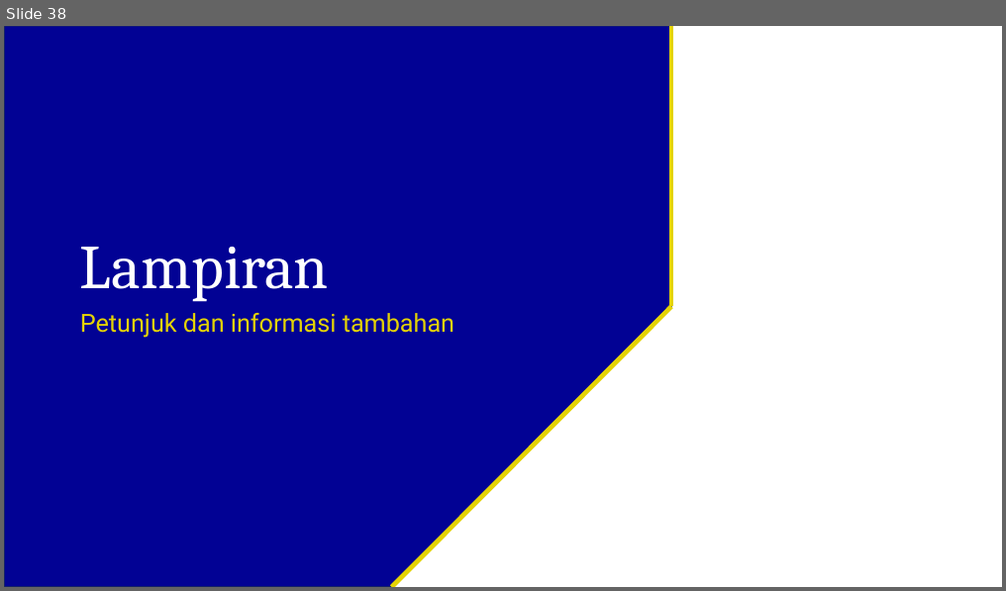
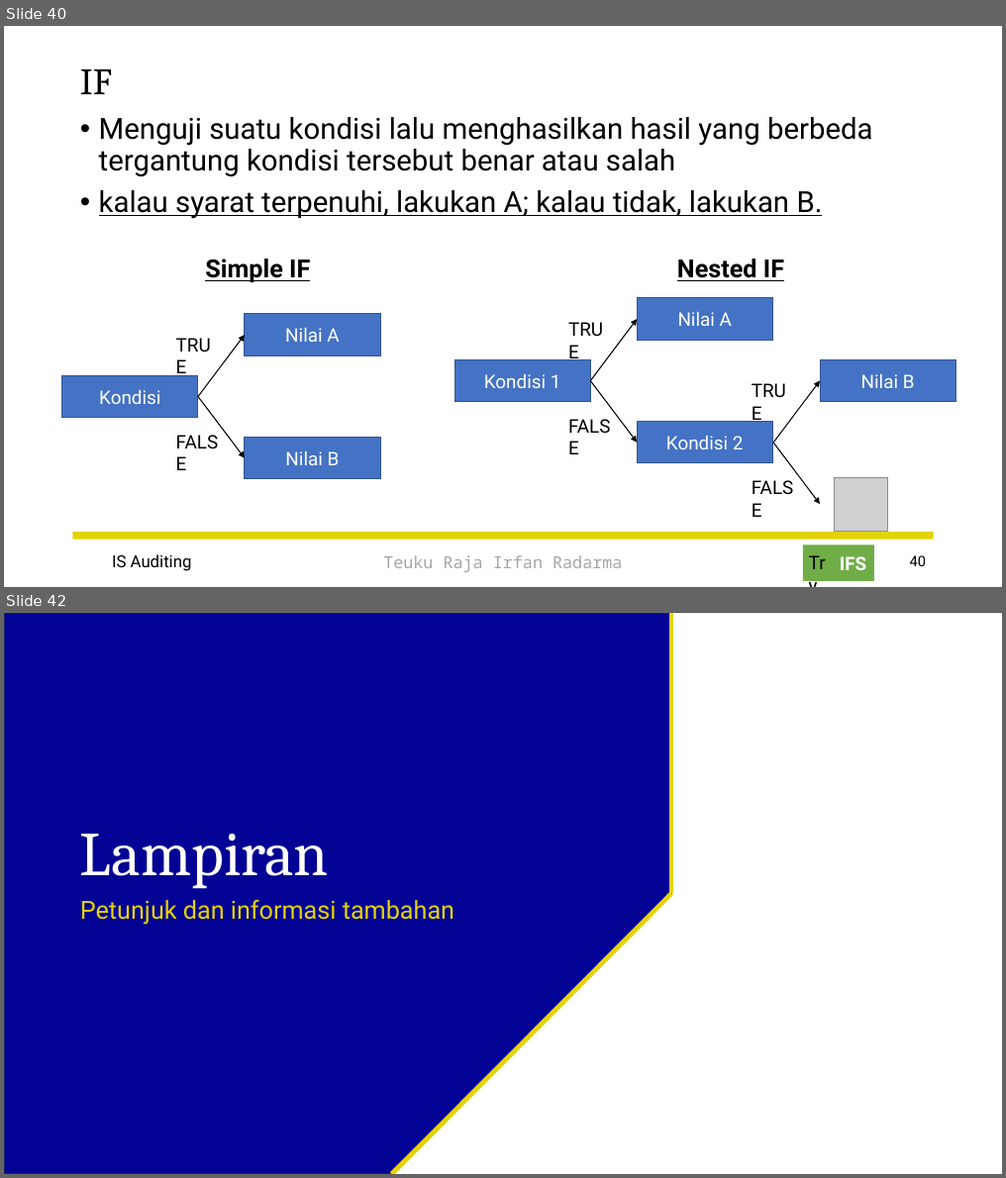
Before and after one commit to irfanradarma/Audit-SI, a slide deck: Slides/09 - Basic Data Analysis.pptx. Shown one above the other, each under a label of ours: slide 38 before the commit, slides 40 and 42 after it; the slides between them are not shown. The pictures are 1006x591 and 1006x1178 pixels, drawn with LibreOffice and Linux fonts; fonts in the diff are those of the drawing; grey boxes stand for pictures; background and template pictures are left out. Boxes give left, top, right and bottom in pixels: in the first picture for what was removed or moved away, otherwise in the second. Text is boxed around its words. In the diff, an @@ line names an element or a change of style, - is before the commit and + after.

```diff
--- a/Slides/09 - Basic Data Analysis.pptx
+++ b/Slides/09 - Basic Data Analysis.pptx
@@ slide 40 added at box(4, 26, 1002, 587), background picture (left out) @@
@@ title added at box(80, 69, 112, 94), 36 pt, text #000000 @@
+IF
@@ text added at box(99, 117, 873, 219), 28 pt, text #000000 @@
+• Menguji suatu kondisi lalu menghasilkan hasil yang berbeda tergantung kondisi tersebut benar atau salah
+• kalau syarat terpenuhi, lakukan A; kalau tidak, lakukan B.
@@ text added at box(205, 259, 310, 282), 24 pt, text #000000, bold, underline @@
+Simple IF
@@ text added at box(677, 259, 784, 281), 24 pt, text #000000, bold, underline @@
+Nested IF
@@ rectangle added at box(245, 314, 380, 356), fill #4472C4, outline #325491 1 pt, 18 pt, text #FFFFFF @@
+Nilai A
@@ text added at box(561, 314, 620, 344), 18 pt, text #000000 @@
+TRUE
@@ arrow added from (591, 380) to (638, 319), #000000 1 pt @@
@@ rectangle added at box(638, 297, 773, 340), fill #4472C4, outline #325491 1 pt, 18 pt, text #FFFFFF @@
+Nilai A
@@ text added at box(168, 330, 228, 360), 18 pt, text #000000 @@
+TRUE
@@ arrow added from (198, 396) to (245, 335), #000000 1 pt @@
@@ rectangle added at box(62, 375, 198, 417), fill #4472C4, outline #325491 1 pt, 18 pt, text #FFFFFF @@
+Kondisi
@@ rectangle added at box(454, 360, 590, 402), fill #4472C4, outline #325491 1 pt, 18 pt, text #FFFFFF @@
+Kondisi 1
@@ arrow added from (591, 380) to (638, 442), #000000 1 pt @@
@@ text added at box(745, 375, 804, 405), 18 pt, text #000000 @@
+TRUE
@@ arrow added from (773, 443) to (820, 380), #000000 1 pt @@
@@ rectangle added at box(820, 360, 955, 402), fill #4472C4, outline #325491 1 pt, 18 pt, text #FFFFFF @@
+Nilai B
@@ arrow added from (198, 396) to (245, 459), #000000 1 pt @@
@@ text added at box(561, 411, 625, 441), 18 pt, text #000000 @@
+FALSE
@@ text added at box(168, 427, 233, 457), 18 pt, text #000000 @@
+FALSE
@@ rectangle added at box(245, 437, 380, 478), fill #4472C4, outline #325491 1 pt, 18 pt, text #FFFFFF @@
+Nilai B
@@ rectangle added at box(638, 421, 773, 464), fill #4472C4, outline #325491 1 pt, 18 pt, text #FFFFFF @@
+Kondisi 2
@@ arrow added from (773, 443) to (820, 504), #000000 1 pt @@
@@ text added at box(745, 472, 808, 503), 18 pt, text #000000 @@
+FALSE
@@ picture added at box(834, 477, 887, 531) @@
@@ rectangle added at box(73, 532, 934, 540), fill #E4D304 @@
@@ text added at box(112, 555, 192, 571), 16 pt, text #000000 @@
+IS Auditing
@@ text added at box(383, 556, 622, 572), 16 pt, text #A6A6A6 @@
+Teuku Raja Irfan Radarma
@@ text added at box(801, 549, 841, 578), 18 pt, text #000000 @@
+Try
@@ rectangle added at box(803, 546, 874, 581), fill #70AD47, 18 pt, text #FFFFFF, bold @@
+IFS
@@ page number added at box(910, 556, 927, 567), 14 pt, text #000000 @@
+40
@@ what was slide 38 is now slide 42 @@
```
Also in this commit, not shown: 5 slides changed, 3 other slides added, 3 other files.
